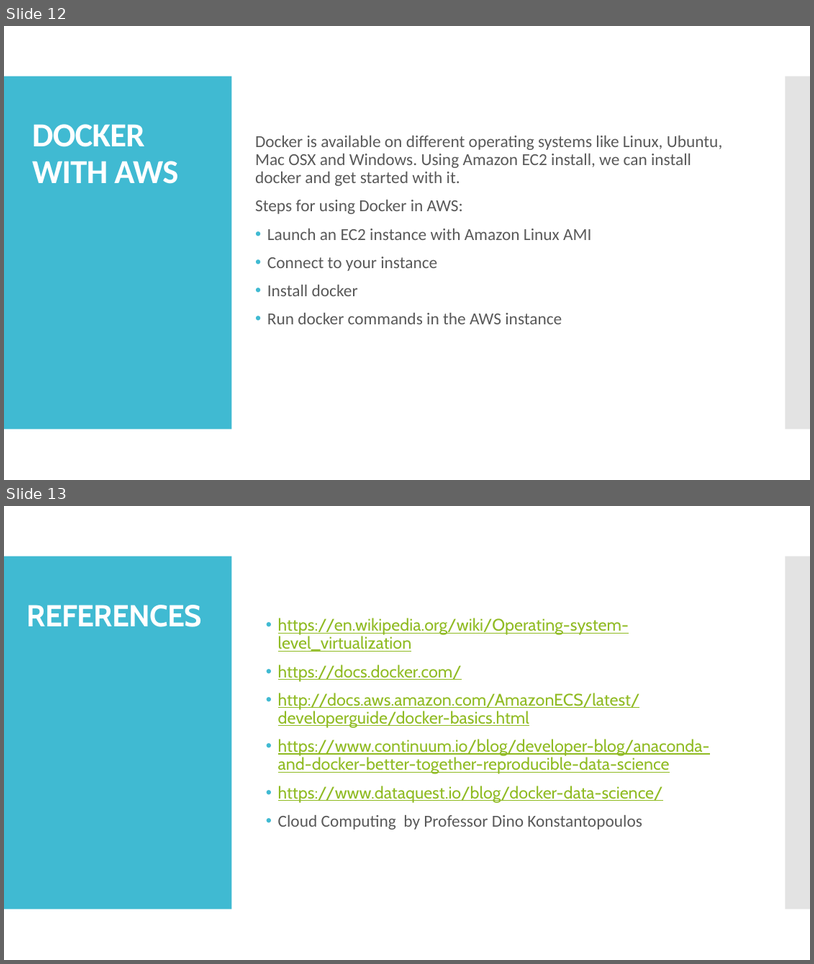
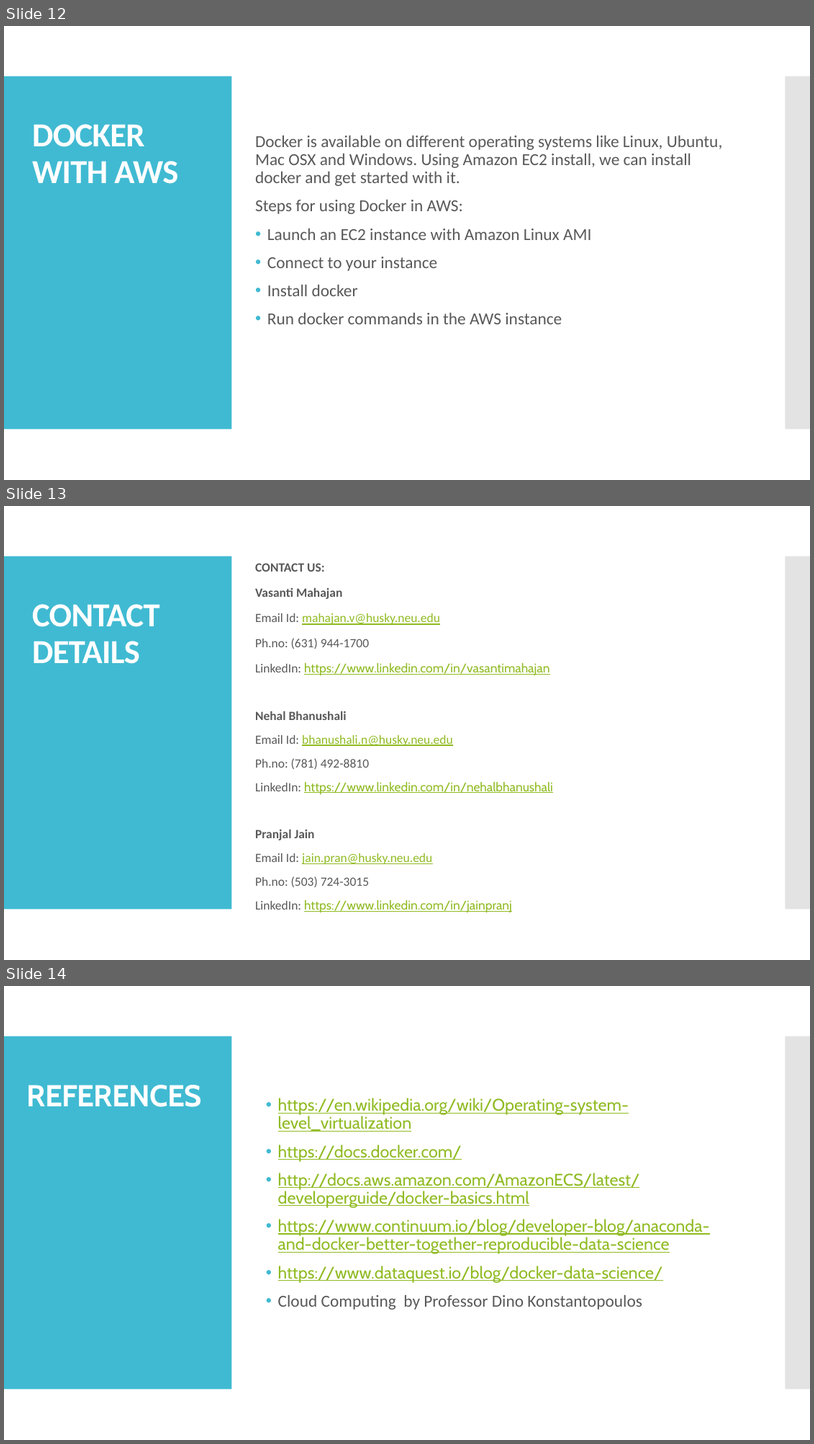
Before and after one commit to cu-noyvirt/docker-datascience, a slide deck: Docker.pptx. Shown one above the other, each under a label of ours: slides 12 and 13 before the commit, slides 12, 13 and 14 after it. The pictures are 814x964 and 814x1444 pixels, drawn with LibreOffice and Linux fonts; fonts in the diff are those of the drawing. Boxes give left, top, right and bottom in pixels: in the first picture for what was removed or moved away, otherwise in the second. Text is boxed around its words. In the diff, an @@ line names an element or a change of style, - is before the commit and + after.

```diff
--- a/Docker.pptx
+++ b/Docker.pptx
@@ slide 13 added at <box>4,506,810,960</box>, background #FFFFFF; not listed: 2 template elements that a slide beside it also shows @@
@@ text added at <box>255,587,553,913</box>, 15 pt, text #90BB23, underline @@
+CONTACT US:
+Vasanti Mahajan
+Email Id: mahajan.v@husky.neu.edu
+Ph.no: (631) 944-1700
+LinkedIn: https://www.linkedin.com/in/vasantimahajan
+Nehal Bhanushali
+Email Id: bhanushali.n@husky.neu.edu
+Ph.no: (781) 492-8810
+LinkedIn: https://www.linkedin.com/in/nehalbhanushali
+Pranjal Jain
+Email Id: jain.pran@husky.neu.edu
+Ph.no: (503) 724-3015
+LinkedIn: https://www.linkedin.com/in/jainpranj
@@ title added at <box>32,604,160,664</box>, 40 pt, text #FFFFFF, bold @@
+CONTACT DETAILS
@@ what was slide 13 is now slide 14 @@
```
Also in this commit, not shown: 1 slide changed.
